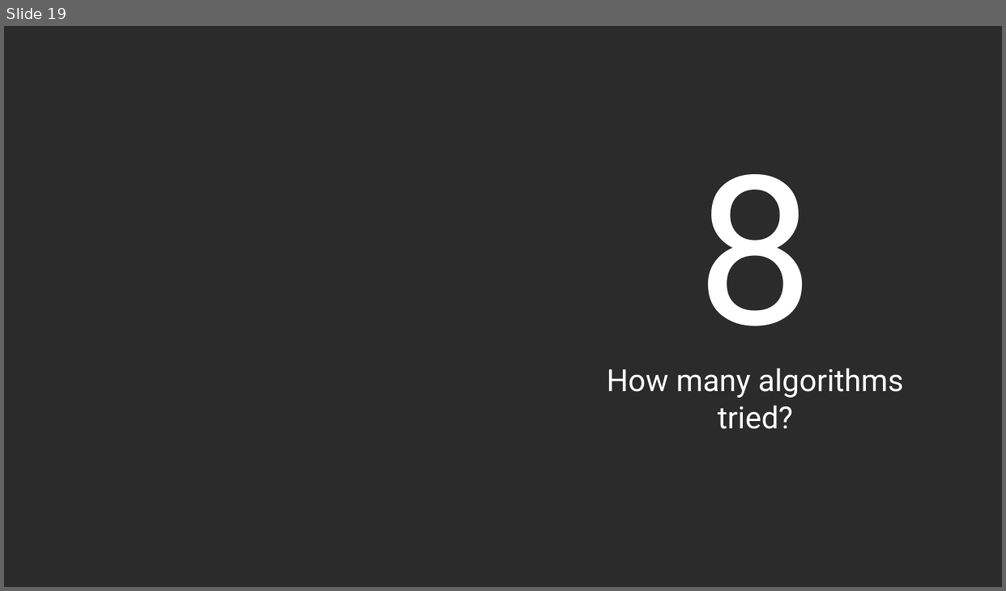
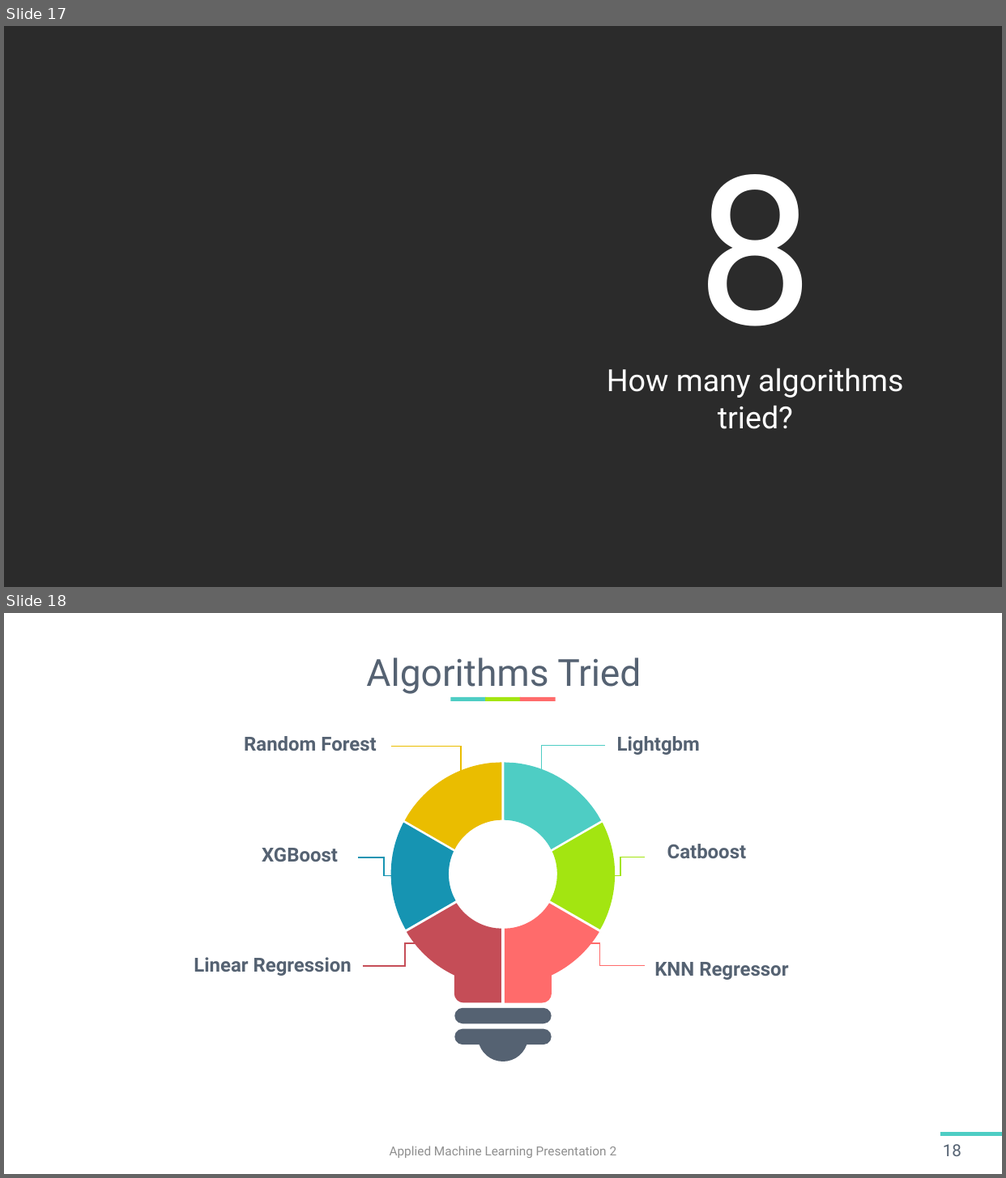
Before and after one commit to harshitsinghai77/garden-nerd-flower-recognition-data-science-competition, a slide deck: Team02_HarshitSinghai_147_0910_B2B5.pptx. Shown one above the other, each under a label of ours: slide 19 before the commit, slides 17 and 18 after it. The pictures are 1006x591 and 1006x1178 pixels, drawn with LibreOffice and Linux fonts; fonts in the diff are those of the drawing; background and template pictures are left out; a plain dark background stands for a picture behind light text. Boxes give left, top, right and bottom in pixels: in the first picture for what was removed or moved away, otherwise in the second. Text is boxed around its words. In the diff, an @@ line names an element or a change of style, - is before the commit and + after.

```diff
--- a/Team02_HarshitSinghai_147_0910_B2B5.pptx
+++ b/Team02_HarshitSinghai_147_0910_B2B5.pptx
@@ slide 18 added at bbox=[4, 613, 1002, 1174], background #FFFFFF @@
@@ title added at bbox=[366, 658, 641, 694], 54 pt, text #556272 @@
+Algorithms Tried
@@ rectangle added at bbox=[450, 697, 486, 701], fill #4ECDC4 @@
@@ rectangle added at bbox=[485, 697, 521, 701], fill #A3E511 @@
@@ rectangle added at bbox=[520, 697, 556, 701], fill #FF6B6B @@
@@ text added at bbox=[244, 736, 376, 751], 28 pt, text #556272, bold @@
+Random Forest
@@ elbow line added from (390, 746) to (461, 788), #EABD00 1.5 pt @@
@@ elbow line added from (541, 788) to (605, 746), #4ECDC4 1.5 pt @@
@@ text added at bbox=[617, 736, 700, 755], 28 pt, text #556272, bold @@
+Lightgbm
@@ freeform shape added at bbox=[405, 762, 501, 850], fill #EABD00 @@
@@ freeform shape added at bbox=[504, 762, 601, 850], fill #4ECDC4 @@
@@ freeform shape added at bbox=[390, 823, 455, 930], fill #1694B2 @@
@@ freeform shape added at bbox=[550, 823, 615, 930], fill #A3E511 @@
@@ text added at bbox=[262, 847, 338, 862], 28 pt, text #556272, bold @@
+XGBoost
@@ text added at bbox=[667, 844, 746, 858], 28 pt, text #556272, bold @@
+Catboost
@@ elbow line added from (358, 858) to (410, 875), #1694B2 1.5 pt @@
@@ elbow line added from (596, 876) to (645, 857), #A3E511 1.5 pt @@
@@ freeform shape added at bbox=[407, 904, 501, 1003], fill #C54D57 @@
@@ freeform shape added at bbox=[505, 904, 599, 1003], fill #FF6B6B @@
@@ elbow line added from (362, 966) to (448, 943), #C54D57 1.5 pt @@
@@ elbow line added from (555, 943) to (645, 966), #FF6B6B 1.5 pt @@
@@ text added at bbox=[194, 957, 351, 976], 28 pt, text #556272, bold @@
+Linear Regression
@@ text added at bbox=[654, 962, 788, 980], 28 pt, text #556272, bold @@
+KNN Regressor
@@ rounded rectangle added at bbox=[454, 1008, 552, 1024], fill #556272 @@
@@ rounded rectangle added at bbox=[454, 1029, 552, 1045], fill #556272 @@
@@ freeform shape added at bbox=[478, 1041, 527, 1062], fill #556272 @@
@@ text added at bbox=[390, 1146, 617, 1158], 18 pt, text #8F8F8F @@
+Applied Machine Learning Presentation 2
@@ rectangle added at bbox=[940, 1132, 1002, 1136], fill #4ECDC4 @@
@@ page number added at bbox=[943, 1144, 961, 1157], 24 pt, text #556272 @@
+18
@@ what was slide 19 is now slide 17 @@
```
Also in this commit, not shown: 8 slides changed, 2 other slides added, 10 slides removed.
